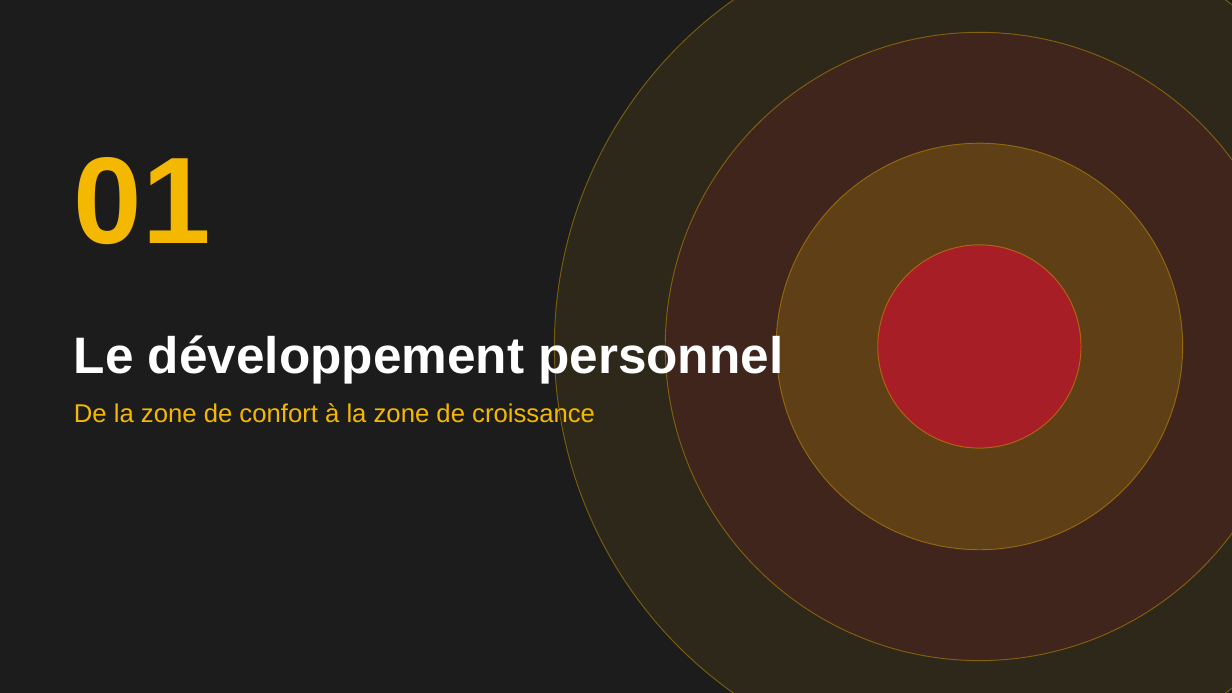
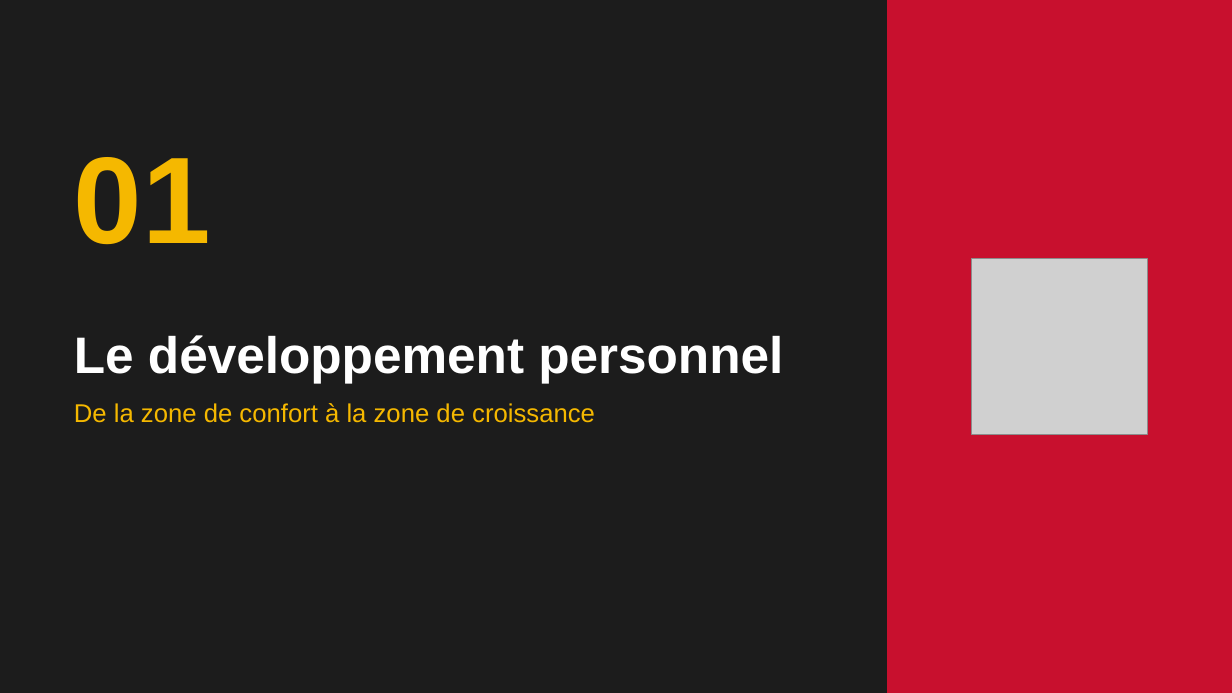
Before and after one commit to ThousandLabs/ThousandLabs.github.io, a slide deck: slide 3 of presentation-dev-perso/Developpement_personnel_et_Intelligence_emotionnelle.pptx. Drawn at 1232x693 pixels with LibreOffice and Linux fonts; fonts in the diff are those of the drawing; grey boxes stand for pictures. Boxes give left, top, right and bottom in pixels: in the first picture for what was removed or moved away, otherwise in the second. Text is boxed around its words. In the diff, an @@ line names an element or a change of style, - is before the commit and + after.

```diff
--- a/presentation-dev-perso/Developpement_personnel_et_Intelligence_emotionnelle.pptx
+++ b/presentation-dev-perso/Developpement_personnel_et_Intelligence_emotionnelle.pptx
@@ ellipse removed at bbox=[555, 0, 1232, 693] @@
@@ rectangle added at bbox=[887, 0, 1232, 693], fill #C8102E @@
@@ ellipse removed at bbox=[665, 32, 1232, 661] @@
@@ ellipse removed at bbox=[776, 143, 1183, 550] @@
@@ ellipse removed at bbox=[878, 245, 1081, 448] @@
@@ picture added at bbox=[972, 259, 1148, 434] @@
```
Also in this commit, not shown: 3 other slides changed, 7 other files.
